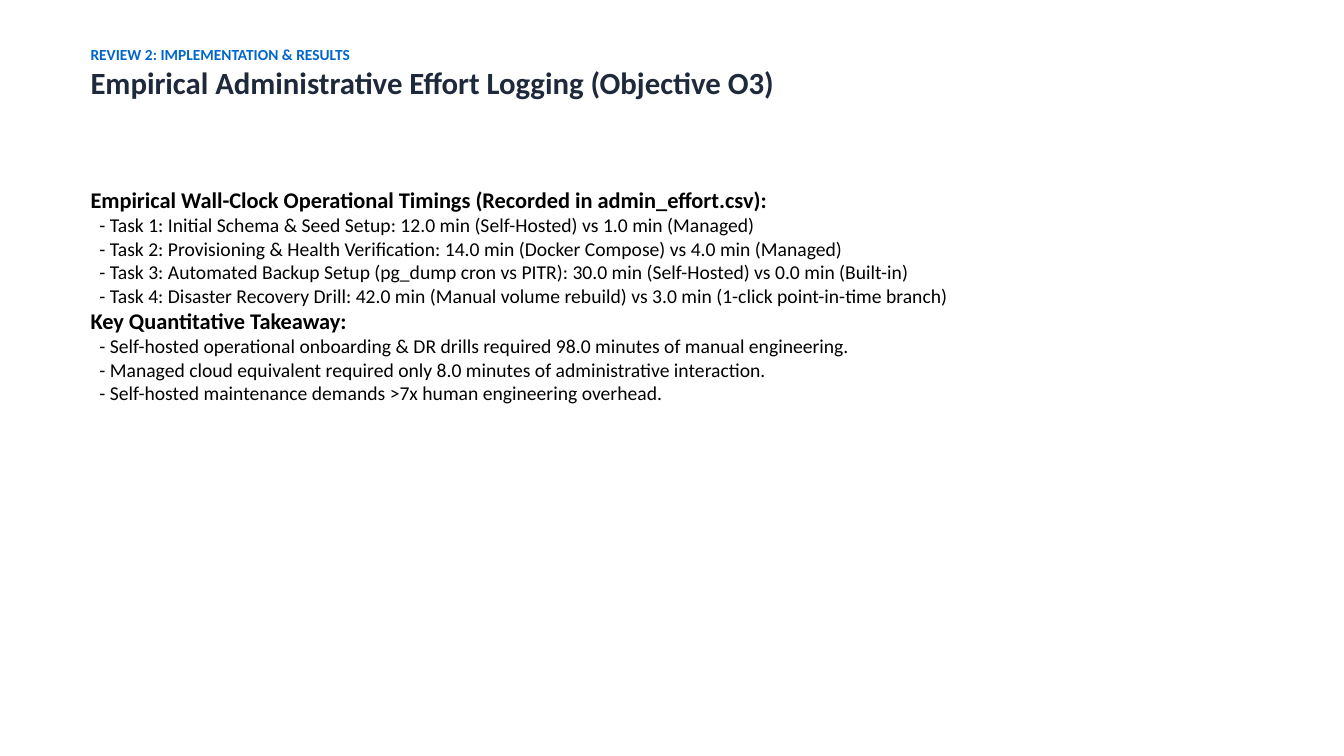
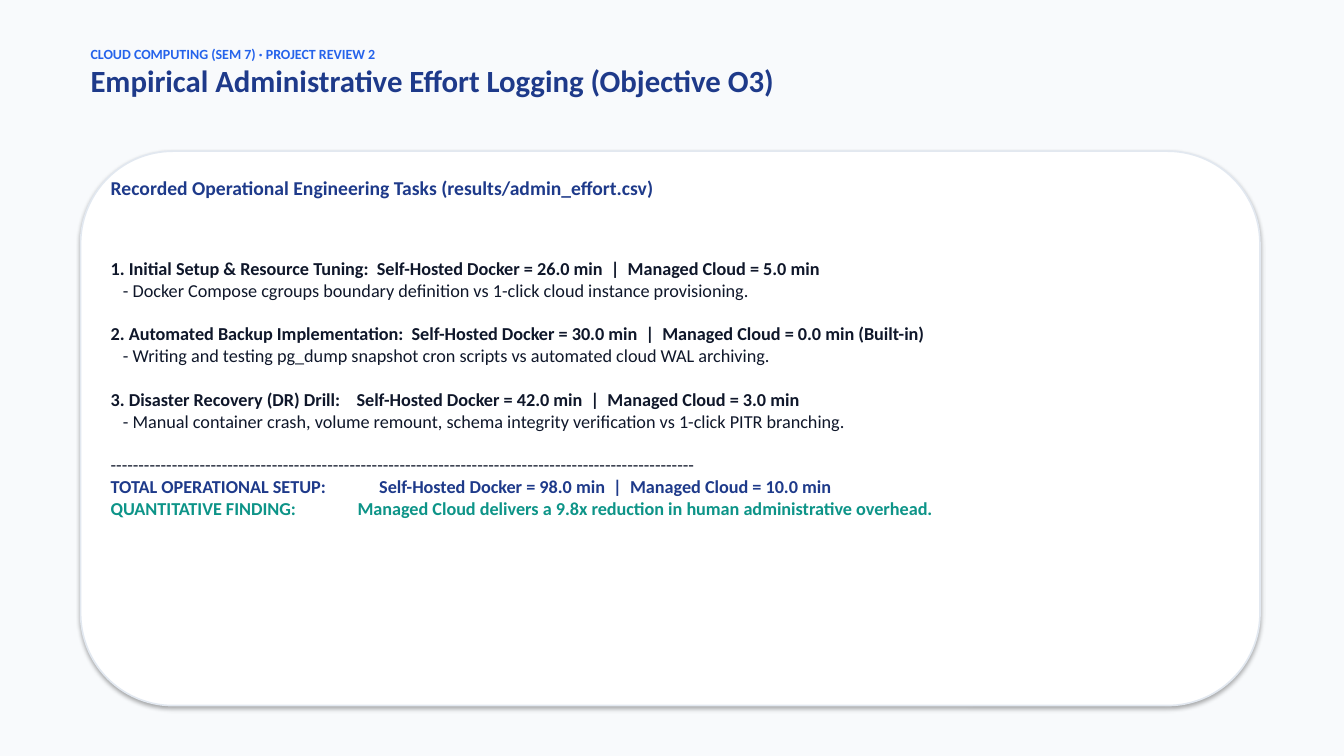
Before and after one commit to swayam-pani/Managed-Versus-Self-Hosted-Database-Services-Under-Bursty-Load, a slide deck: slide 7 of P8_Review2_Implementation_Results.pptx. Drawn at 1344x756 pixels with LibreOffice and Linux fonts; fonts in the diff are those of the drawing. Boxes give left, top, right and bottom in pixels: in the first picture for what was removed or moved away, otherwise in the second. Text is boxed around its words. In the diff, an @@ line names an element or a change of style, - is before the commit and + after.

Commit message:
Enhance Review 2 presentation with modern card-deck styling and embedded figures

```diff
--- a/P8_Review2_Implementation_Results.pptx
+++ b/P8_Review2_Implementation_Results.pptx
@@ rectangle added at (0,0,1344,756), fill #F8FAFC @@
@@ text at (91,49,375,61): text changed; size 11 to 10 pt; text colour #0066CC to #2563EB @@
-REVIEW 2: IMPLEMENTATION & RESULTS
+CLOUD COMPUTING (SEM 7) · PROJECT REVIEW 2
@@ text at (91,69,774,98): text colour #1E293B to #1E3A8A in "Empirical Administrative Effort Logging (Objective O3)" @@
@@ rounded rectangle added at (81,151,1260,706), fill #FFFFFF, outline #E2E8F0 1.2 pt @@
@@ text added at (111,180,653,199), 14 pt, text #1E3A8A, bold @@
+Recorded Operational Engineering Tasks (results/admin_effort.csv)
@@ text at (111,262,932,518): text changed; size 14 to 13 pt; text colour #000000 to #0F172A; bold on @@
-Empirical Wall-Clock Operational Timings (Recorded in admin_effort.csv):
-- Task 1: Initial Schema & Seed Setup: 12.0 min (Self-Hosted) vs 1.0 min (Managed)
-- Task 2: Provisioning & Health Verification: 14.0 min (Docker Compose) vs 4.0 min (Managed)
-- Task 3: Automated Backup Setup (pg_dump cron vs PITR): 30.0 min (Self-Hosted) vs 0.0 min (Built-in)
-- Task 4: Disaster Recovery Drill: 42.0 min (Manual volume rebuild) vs 3.0 min (1-click point-in-time branch)
-Key Quantitative Takeaway:
-- Self-hosted operational onboarding & DR drills required 98.0 minutes of manual engineering.
-- Managed cloud equivalent required only 8.0 minutes of administrative interaction.
-- Self-hosted maintenance demands >7x human engineering overhead.
+1. Initial Setup & Resource Tuning: Self-Hosted Docker = 26.0 min | Managed Cloud = 5.0 min
+- Docker Compose cgroups boundary definition vs 1-click cloud instance provisioning.
+2. Automated Backup Implementation: Self-Hosted Docker = 30.0 min | Managed Cloud = 0.0 min (Built-in)
+- Writing and testing pg_dump snapshot cron scripts vs automated cloud WAL archiving.
+3. Disaster Recovery (DR) Drill: Self-Hosted Docker = 42.0 min | Managed Cloud = 3.0 min
+- Manual container crash, volume remount, schema integrity verification vs 1-click PITR branching.
+---------------------------------------------------------------------------------------------------------
+TOTAL OPERATIONAL SETUP: Self-Hosted Docker = 98.0 min | Managed Cloud = 10.0 min
+QUANTITATIVE FINDING: Managed Cloud delivers a 9.8x reduction in human administrative overhead.
```
Also in this commit, not shown: 7 other slides changed, 2 slides added, 2 slides removed.
